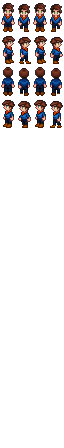
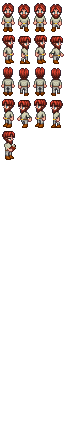
Before/after of a (64, 448) layered artwork. What changed in the layer stack:
hid "kurtissprite0.png", painted on it over 2, 3, 63, 160
showed "RossSprites.png", painted on it over 2, 3, 64, 160
